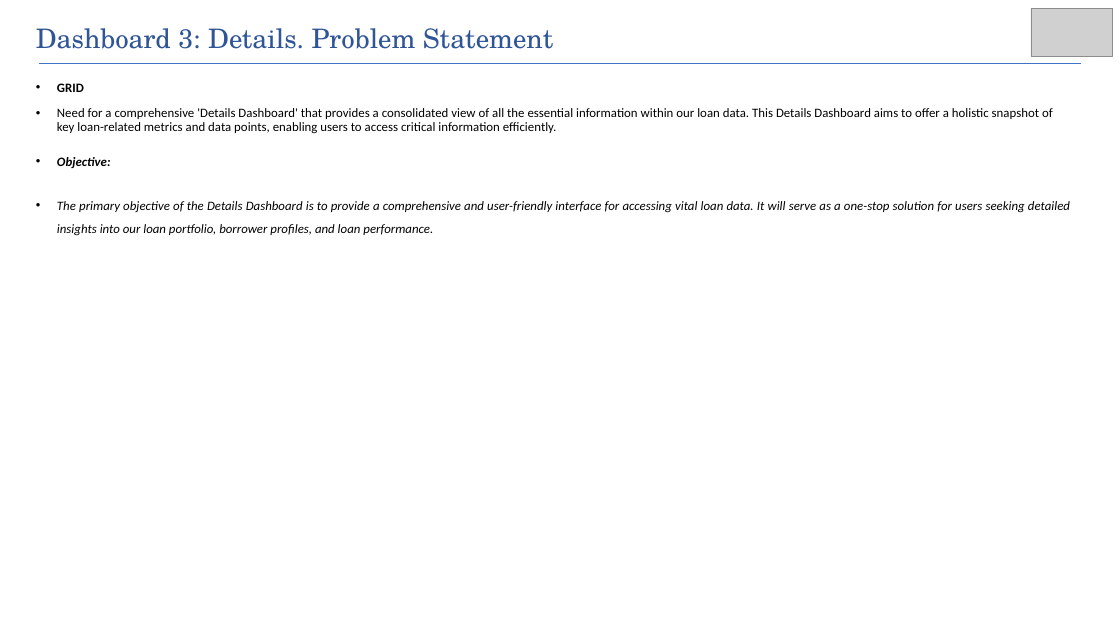
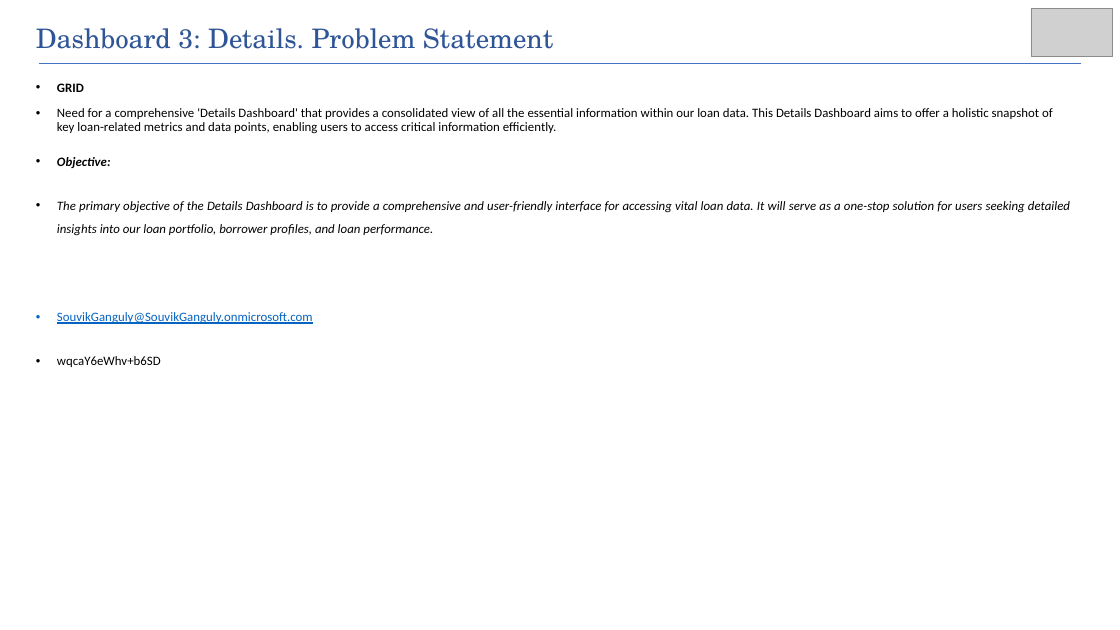
Before and after one commit to ds-souvik/Bank_Loan_Analysis_with_PowerBI_Dashboards, a slide deck: slide 6 of Loan Data Analysis and Dashboard Presentation.pptx. Drawn at 1120x630 pixels with LibreOffice and Linux fonts; fonts in the diff are those of the drawing; grey boxes stand for pictures. Boxes give left, top, right and bottom in pixels: in the first picture for what was removed or moved away, otherwise in the second. Text is boxed around its words. In the diff, an @@ line names an element or a change of style, - is before the commit and + after.

```diff
--- a/Loan Data Analysis and Dashboard Presentation.pptx
+++ b/Loan Data Analysis and Dashboard Presentation.pptx
@@ text at <box>57,312,313,367</box>: paragraphs added @@
+• SouvikGanguly@SouvikGanguly.onmicrosoft.com
+• wqcaY6eWhv+b6SD
```
Also in this commit, not shown: 1 other slide changed, 45 other files.
